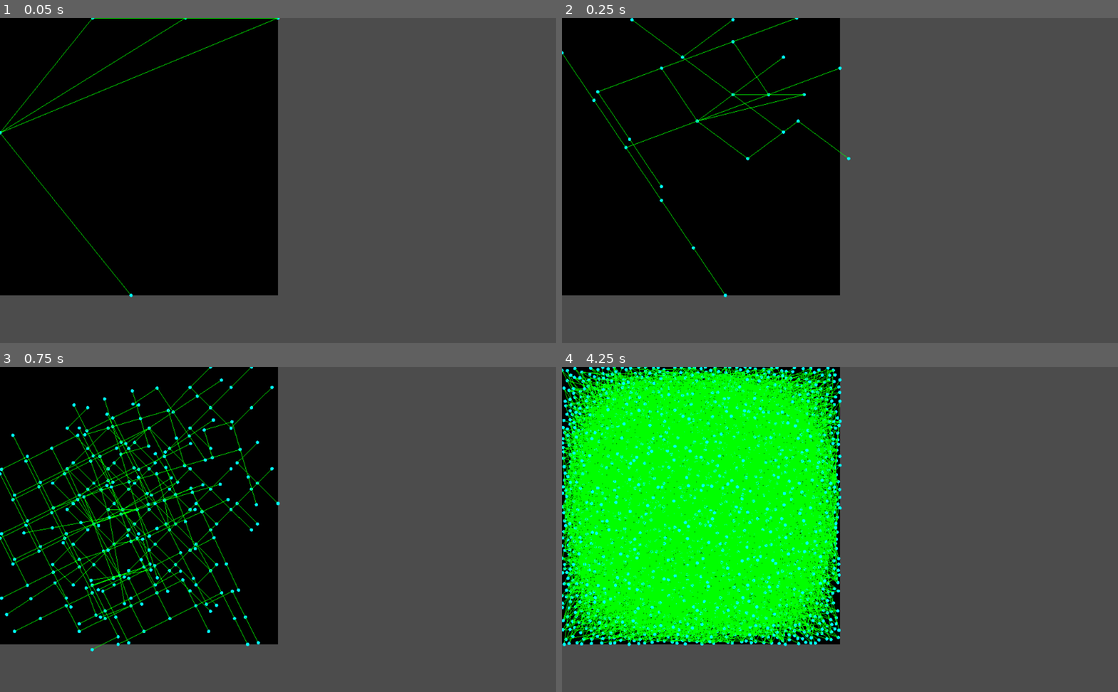
Above: before the commit, frames 1-4 (two rows, left to right).
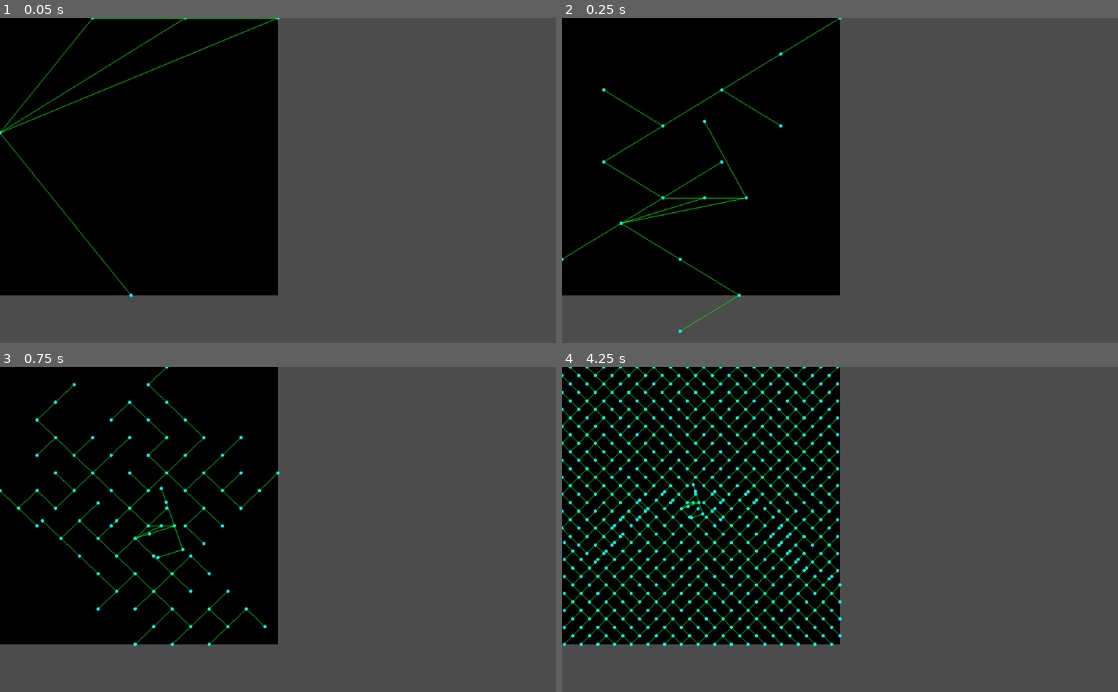
Above: after the commit, the same moments.

Repository: slapin/godot-city-roadmap
Game: Godot game, scene res://roadmap.tscn
The game is run twice, just before and just after one commit, with the same random seed, the same clock (stepped at 60 frames per second) and the same inputs.
Inputs:
- Up to frame 1 (0.05 s): no input
- Up to frame 2 (0.25 s): no input
- Up to frame 3 (0.75 s): no input
- Up to frame 4 (4.25 s): no input

Frame 1 is identical in both runs. In frame 2, 1.7% of the frame differs, in the area x 0-52%, y 0-97%; in frame 3, 6.7%; in frame 4, 41%, in the area x 0-51%, y 0-86%.

Commit message:
Now handling intersections

Diff:
--- a/roadmap.gd
+++ b/roadmap.gd
@@ -19,6 +19,21 @@
 	new_vertex(-20.0, 0.0),
 	new_vertex(-30.0, 10.0),
 ]
+# Got this routine from forum:
+# https://godotengine.org/qa/24522/detect-if-a-2d-line-is-inside-another-2d-line
+func are_lines_intersecting(a, b, c, d):
+	var cd = d - c
+	var ab = b - a
+	var div = cd.y * ab.x - cd.x * ab.y
+	if abs(div) > 0.001:
+		var ac = a - c
+		var ua = ((cd.x * ac.y) - (cd.y * ac.x)) / div
+		if not ua >= 0.0 or not ua <= 1.0:
+			return false
+		var ub = ((ab.x * ac.y) - (ab.y * ac.x)) / div
+		if ub >= 0.0 and ub <= 1.0:
+			return true
+	return false
 
 # Called when the node enters the scene tree for the first time.
 func _ready():
@@ -34,7 +49,7 @@
 
 func check_suggestion(s, n, front):
 	var newfront = front.duplicate()
-	if abs(s.pos.x) > 100 || abs(s.pos.y) > 100:
+	if abs(s.pos.x) > 240 || abs(s.pos.y) > 240:
 		return newfront
 	if s.pos.distance_to(n.pos) < min_distance:
 		return newfront
@@ -50,6 +65,11 @@
 			if ! n in k.neighbors:
 				k.neighbors.append(n)
 			return newfront
+		for kn in k.neighbors:
+			if n.pos == k.pos || n == k || n == kn || n.pos == kn.pos:
+				continue
+			if are_lines_intersecting(s.pos, n.pos, k.pos, kn.pos):
+				return newfront
 	if ! s in n.neighbors:
 		n.neighbors.append(s)
 	if ! n in s.neighbors:
@@ -61,7 +81,7 @@
 # simple density map
 # better use image as data source
 func get_density(pos):
-	if pos.length() > 100:
+	if pos.length() > 280:
 		return 0.0
 	else:
 		return 0.7
